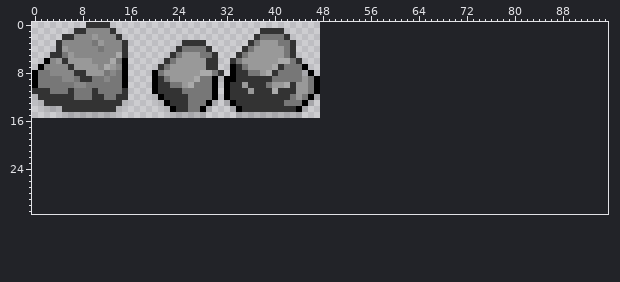
Two versions of one sprite sheet, img/rock.png. The first picture shows the starting point.
The file is 48x16 pixels. The old version is drawn lined up with the new one, on the new canvas.
The result:
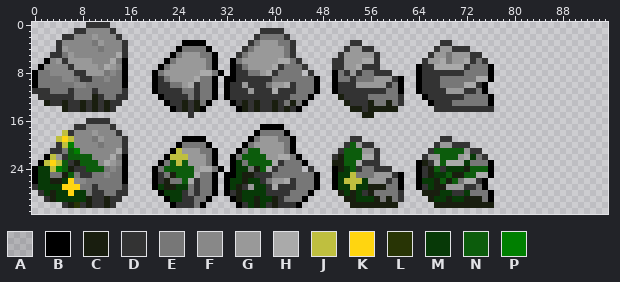
Palette (. is transparent): A #00000020  B #000000  C #191e0f  D #333333  E #777777  F #888888  G #999999  H #aaaaaa  J #bfbf3f  K #ffd510  L #283405  M #073907  N #0c5c0c  P #007f00
Commit message: Rock with PNG file this time.
What changed:
canvas 48x16 -> 96x32
y 3: x 25..28 DDDD -> BBBB; x 53..54 .. -> DD; x 68..69 .. -> DD
y 4: x 24 D -> B; x 29 D -> B; x 52..56 ..... -> DGGDD; x 67..72 ...... -> DGGDDD
y 5: x 23 D -> B; x 30 D -> B; x 51..57 ....... -> DGGGGGD; x 66..74 ......... -> DGGEGGGDD
y 6: x 22 D -> B; x 29..30 DD -> EB; x 33 D -> B; x 50..57 ........ -> DDGGGHHD; x 65..75 ........... -> DGGHEGGHDED
y 7: x 21 D -> B; x 29..30 DD -> EB; x 45 B -> D; x 50..57 ........ -> DDGGHDDD; x 64..76 ............. -> BDDHHHHHDEEEB
y 8: x 31 D -> B; x 45..46 AB -> .D; x 50..59 .......... -> BEDGDEEDDD; x 64..76 ............. -> BDDDDDDDEEEEB
y 9: x 31 A -> .; x 45 G -> E; x 50..61 ............ -> BEEDEEEGGGDB; x 64..76 ............. -> BDDDEEEEEEHHB
y 10: x 27 E -> D; x 44..45 GG -> EE; x 50..61 ............ -> BDDDGGGGGDEB; x 64..75 ............ -> BDDDEEEEHHDB
y 11: x 27 E -> D; x 44..45 GG -> EE; x 50..61 ............ -> BDDDDDDDDEEB; x 64..75 ............ -> BDDDDGGGDDEB
y 12: x 0 A -> .; x 10 D -> C; x 20 A -> .; x 27 E -> D; x 44 G -> E; x 47 A -> .; x 51..61 ........... -> CDDDDEEEEED; x 65..76 ............ -> BDDDDDDEEEEB
y 13: x 1..2 AD -> .C; x 5 D -> C; x 8 D -> C; x 10 D -> C; x 12 D -> C; x 15 A -> .; x 21 A -> .; x 25..27 DEE -> CDC; x 30 A -> .; x 32 A -> .; x 35 D -> C; x 37 D -> C; x 40 D -> C; x 43 E -> C; x 46 A -> .; x 52..61 .......... -> CDDDCEECED; x 66..76 ........... -> BDDDEEEEEEB
y 14: x 2..5 AAAD -> ...C; x 8 D -> C; x 10 D -> C; x 12 D -> C; x 14 A -> .; x 22 A -> .; x 25..27 DEE -> CDC; x 29 A -> .; x 33 A -> .; x 35 D -> C; x 37 D -> C; x 40 D -> C; x 42 D -> C; x 45 A -> .; x 53..60 ........ -> CCDCCCCC; x 67..76 .......... -> DDDDDDDDDD
y 15: x 5..13 AAAAAAAAA -> .........; x 23..28 AAAAAA -> ...D..; x 34..44 AAAAAAAAAAA -> ...........; x 55..56 .. -> CC
y 16: x 9..12 .... -> DDDD
y 17: x 7..13 ....... -> DDFFFFD; x 38..41 .... -> BBBB
y 18: x 5..14 .......... -> JDFFFGFFFD; x 37..42 ...... -> BEEEEB
y 19: x 4..15 ............ -> JKJFFFEGFFFD; x 25..28 .... -> BBBB; x 36..43 ........ -> BEGGGEEB; x 53..54 .. -> DD; x 68..69 .. -> DD
y 20: x 4..15 ............ -> DJPFFFFEFFFD; x 24..29 ...... -> BEEEEB; x 35..43 ......... -> BEGGGGGEB; x 52..56 ..... -> DNGDD; x 67..72 ...... -> DGGDDD
y 21: x 3..15 ............. -> DDENPFFFFFFHD; x 23..30 ........ -> BJGGGEEB; x 34..43 .......... -> BENNGGGGEB; x 51..57 ....... -> DNNNGGD; x 66..74 ......... -> DNNNNNGDD
y 22: x 2..15 .............. -> BJGDNNNNFFFHEB; x 22..30 ......... -> BJJJGGGEB; x 33..44 ............ -> BENNNNGGHHEB; x 50..57 ........ -> DCNNNHHD; x 65..75 ........... -> DGGNNNGHMED
y 23: x 1..15 ............... -> BJKJNDCNNNFHGFB; x 21..30 .......... -> BENJNGGGEB; x 33..45 ............. -> BMENNNNHDEEEB; x 50..57 ........ -> CCNNHDDD; x 64..76 ............. -> BCDHNHHHMEEEB
y 24: x 0..15 ................ -> BMMJPNCDDNNNEFEB; x 20..31 ............ -> BENNNNNGHHEB; x 33..44 ............ -> BMMECNHDEEEE; x 46 . -> D; x 50..59 .......... -> BCMNDEEDDD; x 64..76 ............. -> BDCNDMMMCNNNB
y 25: x 0..15 ................ -> BMMEECNEDDEEFEEB; x 20..30 ........... -> BDECNNNHEEB; x 32..47 ................ -> BBMCCDDDEEEEEEEB; x 50..61 ............ -> BMMJEEEGGGDB; x 64..76 ............. -> BDCMMNCCNNHHB
y 26: x 0..15 ................ -> BMMCCMKFFEEEEEEB; x 20..30 ........... -> BDCEENHDEEB; x 32..47 ................ -> BMMCMMDEGGHDEEEB; x 50..61 ............ -> BMJJJMGGGDEB; x 64..75 ............ -> BMMCNCNEHHDB
y 27: x 0..15 ................ -> DMMMMKKKEEDEEEED; x 20..30 ........... -> BMCCMMEDEEB; x 32..47 ................ -> BMCDGMMDHDDDEEEB; x 50..61 ............ -> BMMJMMCCCEEB; x 64..75 ............ -> BDMCCGGGDDEB
y 28: x 1..15 ............... -> DMCMMKMMEDDEEDD; x 21..30 .......... -> BMMMDEDEEB; x 32..46 ............... -> BDCMMMMDDDDEEEB; x 51..61 ........... -> CMCMDCEEEED; x 65..76 ............ -> CCCMMDDMEEEB
y 29: x 2..14 ............. -> DCMMMMMCDDCDD; x 22..29 ........ -> BMMDDEEB; x 33..45 ............. -> BCMMCMMCDEEEB; x 52..61 .......... -> CCMMMCECED; x 66..76 ........... -> CMMCMMCCCEB
y 30: x 5..13 ......... -> DCLDCDDCD; x 23..28 ...... -> BDDDEB; x 34..44 ........... -> BDMCMDCDDDB; x 53..60 ........ -> CCCCCCCC; x 67..76 .......... -> CCCCCCCCCC
Boxes around the changes in both pictures, in picture pixels (x1, y1, x2, y2):
changed: (32, 40, 494, 208)
